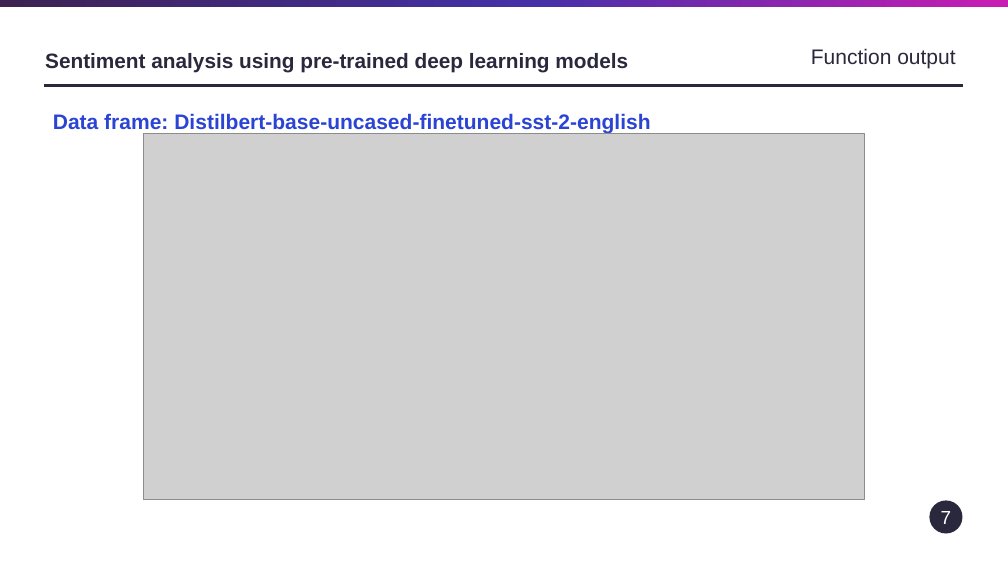
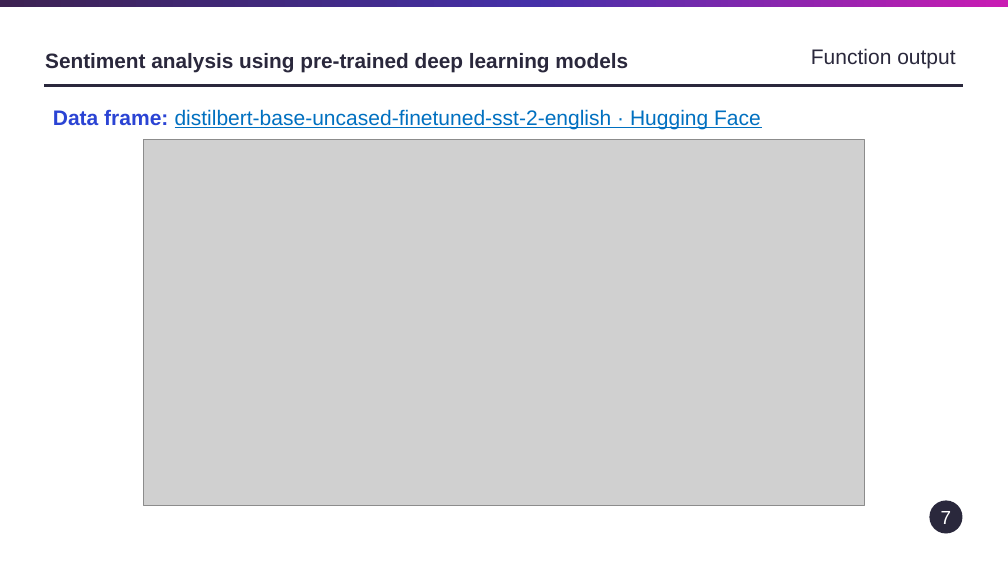
Before and after one commit to VirajOke/My-AI-Projects, a slide deck: slide 7 of nlp-exploration-notebooks-main/nlp-exploration-notebooks-main/Results/NLP_Toolkit - comments.pptx. Drawn at 1008x567 pixels with LibreOffice and Linux fonts; fonts in the diff are those of the drawing; grey boxes stand for pictures. Boxes give left, top, right and bottom in pixels: in the first picture for what was removed or moved away, otherwise in the second. Text is boxed around its words. In the diff, an @@ line names an element or a change of style, - is before the commit and + after.

```diff
--- a/nlp-exploration-notebooks-main/nlp-exploration-notebooks-main/Results/NLP_Toolkit - comments.pptx
+++ b/nlp-exploration-notebooks-main/nlp-exploration-notebooks-main/Results/NLP_Toolkit - comments.pptx
@@ text at (53,109,761,130): text changed; text colour #2B44D4 to #0070C0; bold off @@
-Data frame: Distilbert-base-uncased-finetuned-sst-2-english
+Data frame: distilbert-base-uncased-finetuned-sst-2-english · Hugging Face
@@ picture: place and size @@
-picture at (144,134,864,500)
+picture at (144,140,864,506)
```
Also in this commit, not shown: 12 other slides changed, 1 slide added.
